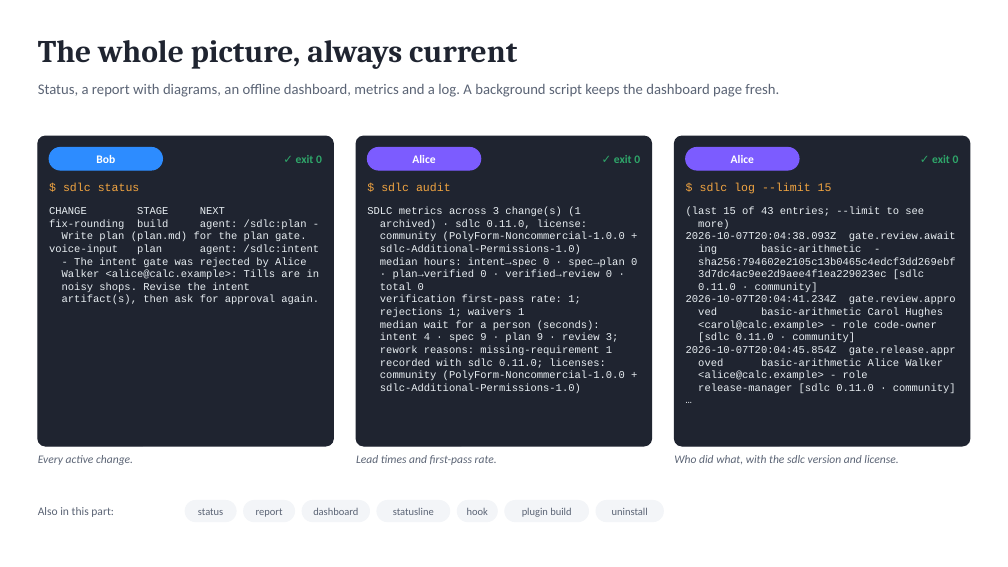
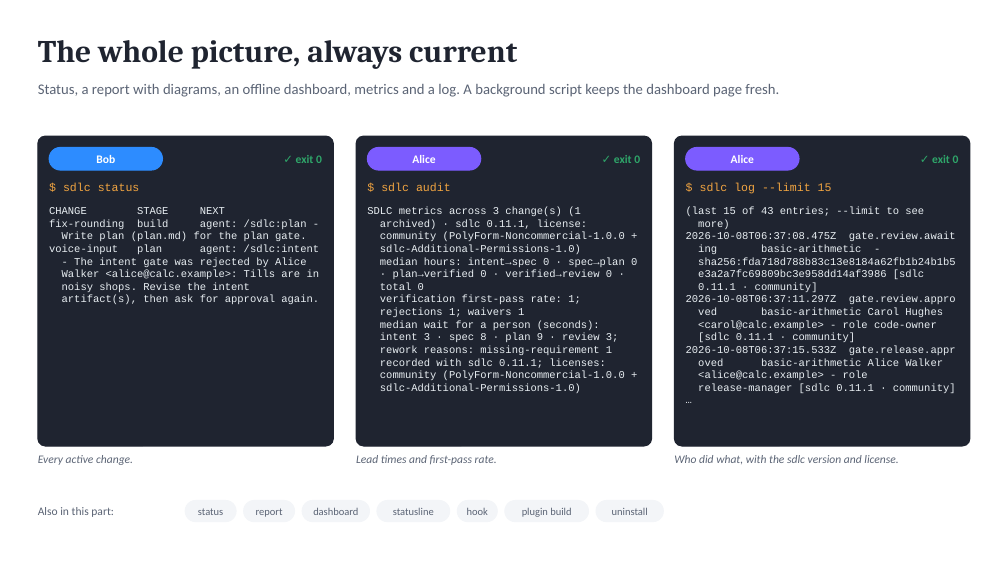
Before and after one commit to marin-ai-tech/sdlc, a slide deck: slide 18 of docs/demo/sdlc-calculator-demo.en.pptx. Drawn at 1008x567 pixels with LibreOffice and Linux fonts; fonts in the diff are those of the drawing. Boxes give left, top, right and bottom in pixels: in the first picture for what was removed or moved away, otherwise in the second. Text is boxed around its words. In the diff, an @@ line names an element or a change of style, - is before the commit and + after.

Commit message:
fix: agents cannot weaken the review policy or the artifact rules (0.11.1)
- The review policy (REVIEW.md, its usual places or the path in
  review.policy), the sdlc schema in openspec/schemas/sdlc/ and
  openspec/config.yaml are guard files: an agent's edits and shell writes
  are denied, also in warn mode; sdlc init and layout scaffold still
  write them.
- The adopt workflow proposes review policy changes to the person instead
  of editing the policy.

```diff
--- a/docs/demo/sdlc-calculator-demo.en.pptx
+++ b/docs/demo/sdlc-calculator-demo.en.pptx
@@ text at box(380, 220, 587, 229): text changed @@
-archived) · sdlc 0.11.0, license:
+archived) · sdlc 0.11.1, license:
@@ text at box(686, 232, 956, 241): text changed @@
-2026-10-07T20:04:38.093Z gate.review.await
+2026-10-08T06:37:08.475Z gate.review.await
@@ text at box(686, 257, 956, 304): text changed @@
-sha256:794602e2105c13b0465c4edcf3dd269ebf
-3d7dc4ac9ee2d9aee4f1ea229023ec [sdlc
-0.11.0 · community]
-2026-10-07T20:04:41.234Z gate.review.appro
+sha256:fda718d788b83c13e8184a62fb1b24b1b5
+e3a2a7fc69809bc3e958dd14af3986 [sdlc
+0.11.1 · community]
+2026-10-08T06:37:11.297Z gate.review.appro
@@ text at box(380, 333, 619, 342): text changed @@
-intent 4 · spec 9 · plan 9 · review 3;
+intent 3 · spec 8 · plan 9 · review 3;
@@ text at box(380, 358, 606, 368): text changed @@
-recorded with sdlc 0.11.0; licenses:
+recorded with sdlc 0.11.1; licenses:
@@ text at box(686, 333, 956, 355): text changed @@
-[sdlc 0.11.0 · community]
-2026-10-07T20:04:45.854Z gate.release.appr
+[sdlc 0.11.1 · community]
+2026-10-08T06:37:15.533Z gate.release.appr
@@ text at box(698, 384, 956, 393): text changed @@
-release-manager [sdlc 0.11.0 · community]
+release-manager [sdlc 0.11.1 · community]
```
Also in this commit, not shown: 4 other slides changed, 36 other files.
